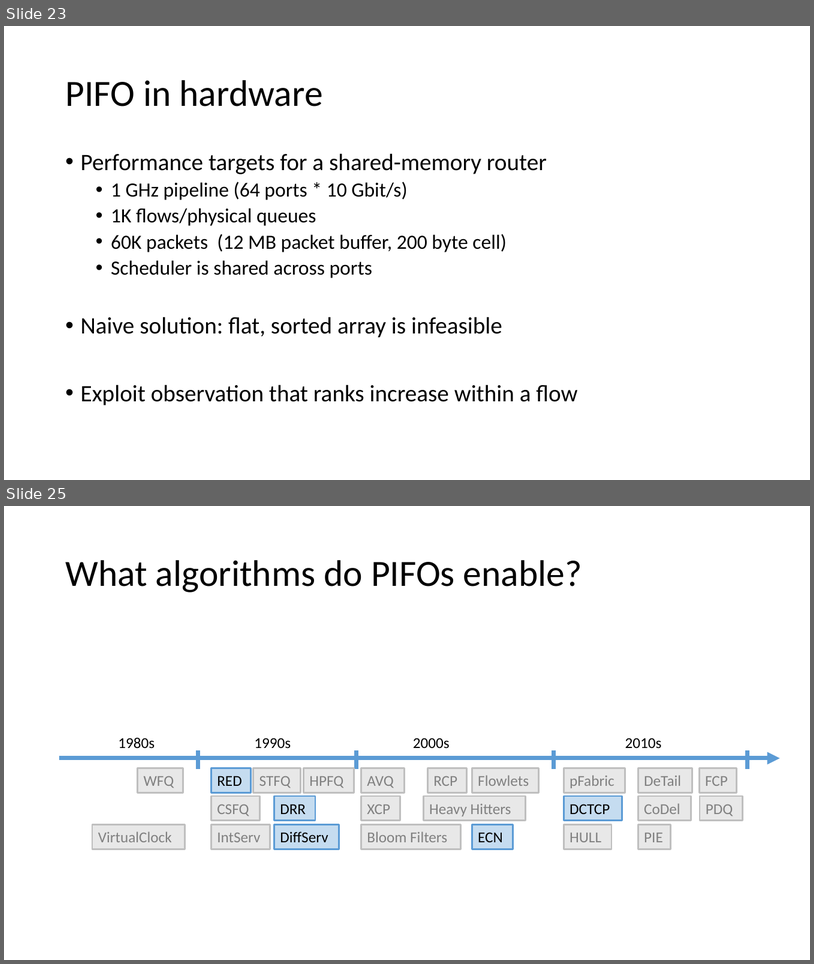
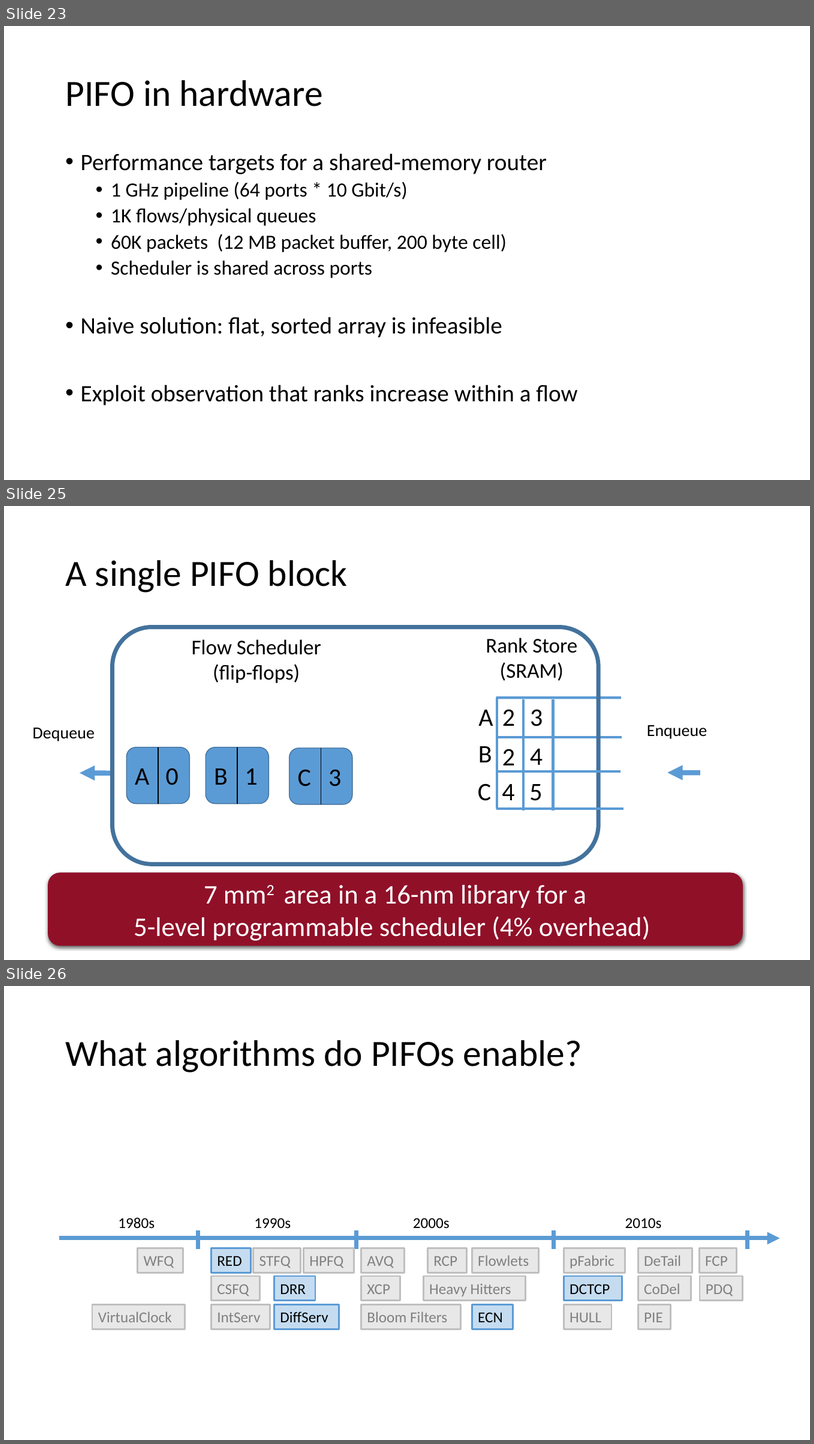
Before and after one commit to anirudhSK/pifo-domino-marple-ppts, a slide deck: combined_domino_pifo.pptx. Shown one above the other, each under a label of ours: slides 23 and 25 before the commit, slides 23, 25 and 26 after it; the slides between them are not shown. The pictures are 814x964 and 814x1444 pixels, drawn with LibreOffice and Linux fonts; fonts in the diff are those of the drawing. Boxes give left, top, right and bottom in pixels: in the first picture for what was removed or moved away, otherwise in the second. Text is boxed around its words. In the diff, an @@ line names an element or a change of style, - is before the commit and + after.

```diff
--- a/combined_domino_pifo.pptx
+++ b/combined_domino_pifo.pptx
@@ slide 25 added at <box>4,506,810,960</box>, background #FFFFFF @@
@@ title added at <box>65,560,348,592</box>, 44 pt, text #000000 @@
+A single PIFO block
@@ rounded rectangle added at <box>112,627,599,864</box>, outline #43739E 5 pt @@
@@ text added at <box>192,639,321,683</box>, 25 pt, text #000000 @@
+Flow Scheduler
+(flip-flops)
@@ text added at <box>486,637,578,681</box>, 25 pt, text #000000 @@
+Rank Store
+(SRAM)
@@ line added from (497, 698) to (621, 698), #5B9BD5 3 pt @@
@@ line added from (497, 698) to (497, 808), #5B9BD5 3 pt @@
@@ line added from (524, 699) to (524, 810), #5B9BD5 3 pt @@
@@ line added from (553, 699) to (553, 810), #5B9BD5 3 pt @@
@@ text added at <box>479,709,493,726</box>, 30 pt, text #000000 @@
+A
@@ text added at <box>503,709,515,726</box>, 30 pt, text #000000 @@
+2
@@ text added at <box>530,709,543,726</box>, 30 pt, text #000000 @@
+3
@@ text added at <box>33,727,95,741</box>, 20 pt, text #000000 @@
+Dequeue
@@ line added from (497, 737) to (622, 737), #5B9BD5 3 pt @@
@@ text added at <box>647,725,707,739</box>, 20 pt, text #000000 @@
+Enqueue
@@ text added at <box>479,746,492,762</box>, 30 pt, text #000000 @@
+B
@@ text added at <box>503,748,515,771</box>, 30 pt, text #000000 @@
+2
@@ text added at <box>530,748,543,771</box>, 30 pt, text #000000 @@
+4
@@ arrow added from (112, 773) to (80, 773), #5B9BD5 6 pt @@
@@ group added at <box>127,747,190,804</box>: 2 texts, 1 rounded rectangle, 1 line @@
+A
+0
@@ group added at <box>206,747,269,804</box>: 2 texts, 1 rounded rectangle, 1 line @@
+B
+1
@@ group added at <box>290,748,353,804</box>: 2 texts, 1 rounded rectangle, 1 line @@
+C
+3
@@ line added from (496, 772) to (621, 772), #5B9BD5 3 pt @@
@@ arrow added from (701, 773) to (668, 772), #5B9BD5 6 pt @@
@@ text added at <box>478,783,491,801</box>, 30 pt, text #000000 @@
+C
@@ text added at <box>502,784,515,800</box>, 30 pt, text #000000 @@
+4
@@ text added at <box>530,784,542,801</box>, 30 pt, text #000000 @@
+5
@@ line added from (497, 808) to (624, 808), #5B9BD5 3 pt @@
@@ rounded rectangle added at <box>48,873,744,946</box>, fill #901028, 32 pt, text #FFFFFF @@
+7 mm2 area in a 16-nm library for a
+5-level programmable scheduler (4% overhead)
@@ what was slide 25 is now slide 26 @@
```
Also in this commit, not shown: 6 slides changed, 1 slide removed.
